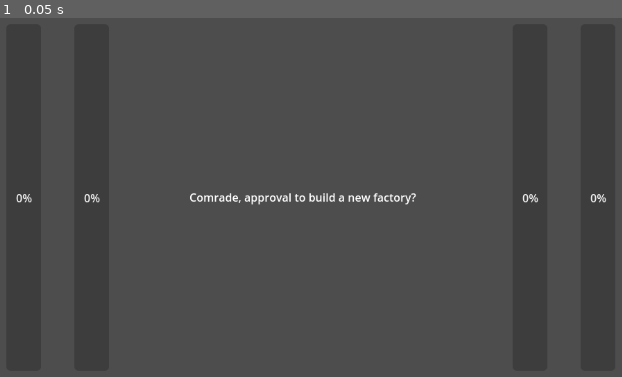
Above: before the commit, frame 1.
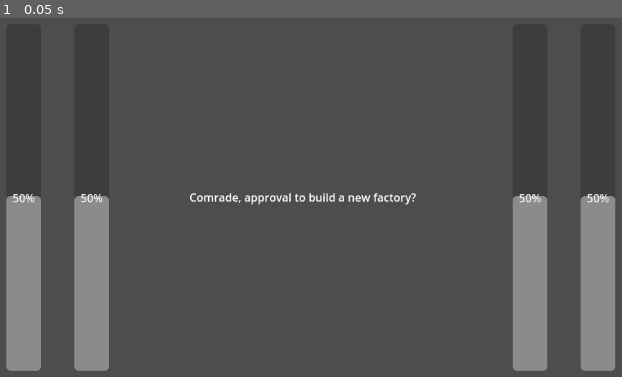
Above: after the commit, the same moment.

Repository: SuperNinjaCat5/APPROVED
Game: Godot game, scene res://scenes/main.tscn
Two runs of this game, one before a commit and one after it. Both use one fixed random seed, a clock stepped at 60 frames per second and the inputs below.
Inputs:
- Up to frame 1 (0.05 s): no input

The runs differ from the first frame. In frame 1, 11% of the frame differs, in the area x 0-99%, y 49-99%.

Commit message:
Make bar display proper value

Diff:
--- a/scenes/main.tscn
+++ b/scenes/main.tscn
@@ -11,6 +11,7 @@
 offset_top = -250.0
 offset_right = -364.0
 offset_bottom = 250.0
+fill_mode = 3
 metadata/_edit_use_anchors_ = true
 
 [node name="camera" type="Camera2D" parent="."]
@@ -21,6 +22,7 @@
 offset_top = -250.0
 offset_right = 464.0
 offset_bottom = 250.0
+fill_mode = 3
 metadata/_edit_use_anchors_ = true
 
 [node name="wealthBar" type="ProgressBar" parent="."]
@@ -29,6 +31,7 @@
 offset_top = -250.0
 offset_right = -266.0
 offset_bottom = 250.0
+fill_mode = 3
 metadata/_edit_use_anchors_ = true
 
 [node name="happinessBar" type="ProgressBar" parent="."]
@@ -37,6 +40,7 @@
 offset_top = -250.0
 offset_right = 366.0
 offset_bottom = 250.0
+fill_mode = 3
 metadata/_edit_use_anchors_ = true
 
 [node name="timeout" type="Timer" parent="."]
--- a/scripts/main.gd
+++ b/scripts/main.gd
@@ -34,8 +34,24 @@
 
 	prombt.text = random_question["text"]
 
+func updateValues(values) -> void:
+	resources += values[0]
+	wealth += values[1]
+	happiness += values[2]
+	population += values[3]
 
+	resources = clamp(resources, 0, 100)
+	wealth = clamp(wealth, 0, 100)
+	happiness = clamp(happiness, 0, 100)
+	population = clamp(population, 0, 100)
 
 # Called every frame. 'delta' is the elapsed time since the previous frame.
 func _process(delta: float) -> void:
-	pass
+	if (resources <= 0 or wealth <= 0 or happiness <= 0 or population <= 0):
+		prombt.text = "Game over"
+		return
+
+	resources_bar.value = resources
+	wealth_bar.value = wealth
+	happiness_bar.value = happiness
+	population_bar.value = population
